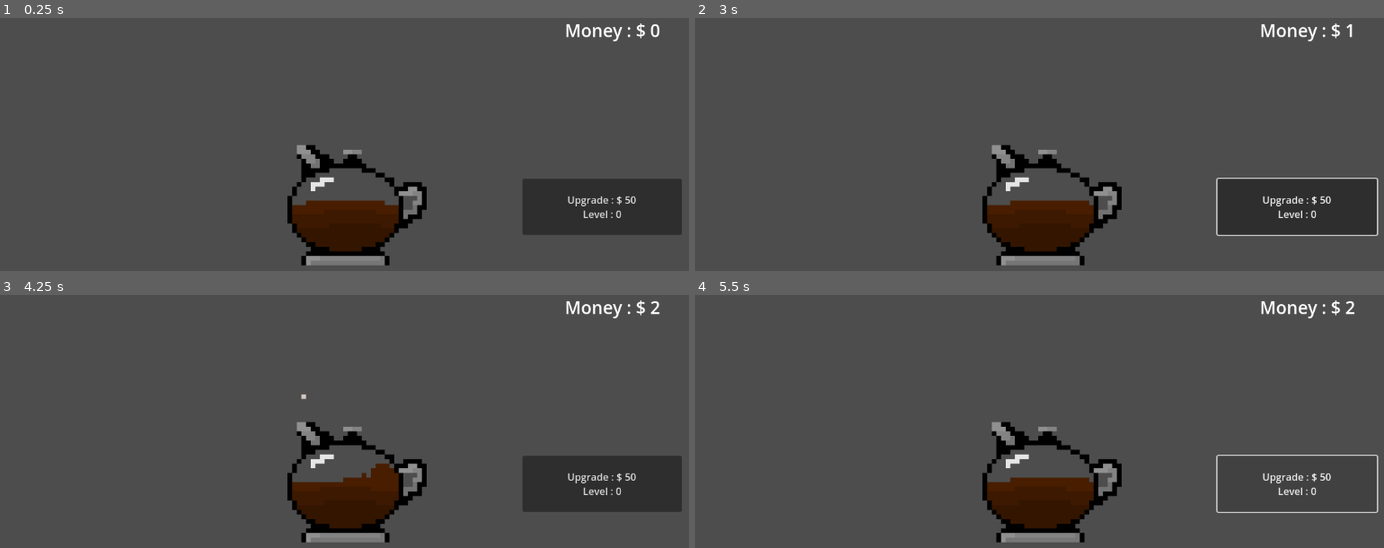
Above: before the commit, frames 1-4 (two rows, left to right).
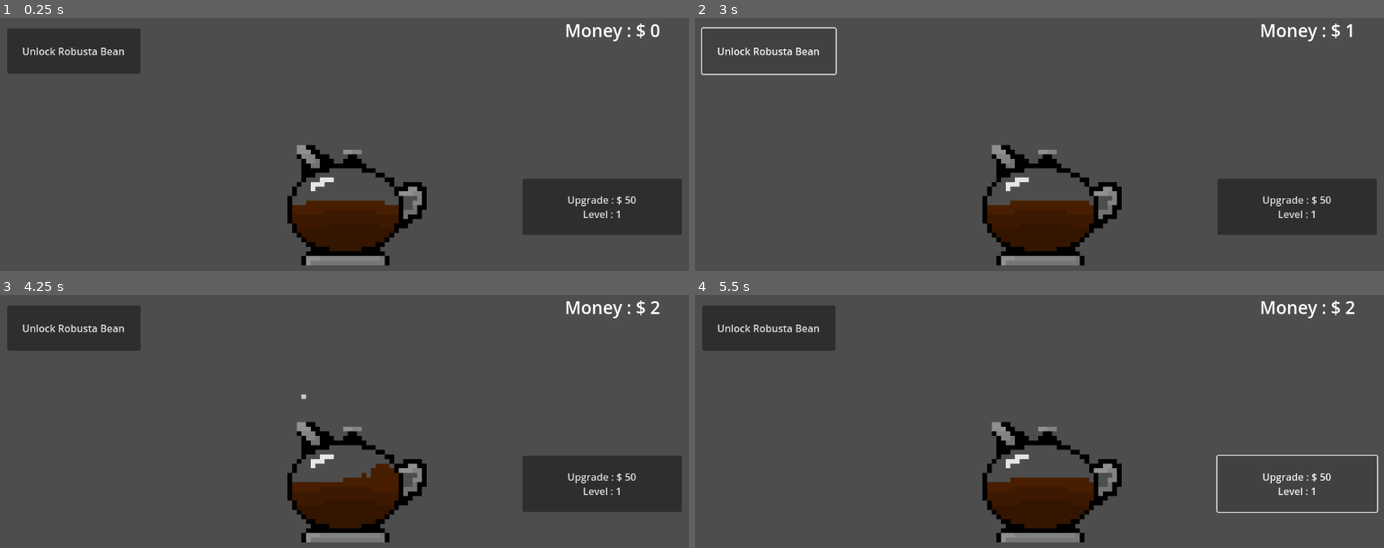
Above: after the commit, the same moments.

Repository: 2024-25-Allen-ISD-Computer-Science/5th-period-isp-coffee-clicker-game
Game: Godot game, scene res://prototype_clicker.tscn
The game is run twice, just before and just after one commit, with the same random seed, the same clock (stepped at 60 frames per second) and the same inputs.
Inputs (mouse positions are in pixels of both pictures, inside the frame that each line leads up to):
- Up to frame 1 (0.25 s): no input
- Up to frame 2 (3 s): click "Make Coffee" at 0.5 s; click (1294, 207) at 1.25 s, where only the run before the commit has a clickable "Upgrade : $ 50 Level : 0"; click (1294, 207) at 2 s, where only the run after the commit has a clickable "Upgrade : $ 50 Level : 1"; click (770, 50) at 2.75 s, where only the run after the commit has a clickable "Unlock Robusta Bean"
- Up to frame 3 (4.25 s): click "Make Coffee" at 3.5 s
- Up to frame 4 (5.5 s): click (1294, 484) at 4.25 s, where only the run before the commit has a clickable "Upgrade : $ 50 Level : 0"; click (1294, 484) at 5 s, where only the run after the commit has a clickable "Upgrade : $ 50 Level : 1"

The runs differ from the first frame. In frame 1, 3.3% of the frame differs, in the area x 1-91%, y 4-80%; in frame 2, 1.1%; in frame 3, 3.3%; in frame 4, 3.3%.

Commit message:
added bean class for future bean types
yessir

Diff:
--- a/Coffee Clicker Stuff/coffee-clicker/prototype_clicker.tscn
+++ b/Coffee Clicker Stuff/coffee-clicker/prototype_clicker.tscn
@@ -25,6 +25,21 @@
 
 [sub_resource type="StyleBoxEmpty" id="StyleBoxEmpty_p0pxb"]
 
+[sub_resource type="Animation" id="Animation_mh0us"]
+length = 0.001
+tracks/0/type = "value"
+tracks/0/imported = false
+tracks/0/enabled = true
+tracks/0/path = NodePath(".:frame")
+tracks/0/interp = 1
+tracks/0/loop_wrap = true
+tracks/0/keys = {
+"times": PackedFloat32Array(0),
+"transitions": PackedFloat32Array(1),
+"update": 1,
+"values": [0]
+}
+
 [sub_resource type="Animation" id="Animation_snro6"]
 resource_name = "coffee_pot_click"
 length = 1.05
@@ -39,21 +54,6 @@
 "transitions": PackedFloat32Array(1, 1, 1, 1, 1, 1, 1, 1, 1, 1, 1),
 "update": 1,
 "values": [0, 1, 2, 3, 5, 6, 7, 8, 10, 11, 12]
-}
-
-[sub_resource type="Animation" id="Animation_mh0us"]
-length = 0.001
-tracks/0/type = "value"
-tracks/0/imported = false
-tracks/0/enabled = true
-tracks/0/path = NodePath(".:frame")
-tracks/0/interp = 1
-tracks/0/loop_wrap = true
-tracks/0/keys = {
-"times": PackedFloat32Array(0),
-"transitions": PackedFloat32Array(1),
-"update": 1,
-"values": [0]
 }
 
 [sub_resource type="AnimationLibrary" id="AnimationLibrary_y87yw"]
@@ -127,7 +127,7 @@
 "": SubResource("AnimationLibrary_y87yw")
 }
 
-[node name="Upgrade" type="Button" parent="."]
+[node name="Upgrade_Excelsa" type="Button" parent="."]
 layout_mode = 1
 anchors_preset = 6
 anchor_left = 1.0
@@ -140,9 +140,19 @@
 offset_bottom = 45.0
 grow_horizontal = 0
 grow_vertical = 2
-text = "Upgrade : <value>
+text = "Excelsa
+Current Value: <value>
+Upgrade : <value>
 Level: <value>"
 
+[node name="Unlock_Robusta" type="Button" parent="."]
+layout_mode = 0
+offset_left = 39.0
+offset_top = 37.0
+offset_right = 253.0
+offset_bottom = 110.0
+text = "Unlock Robusta Bean"
+
 [connection signal="pressed" from="Button" to="." method="_on_button_pressed"]
-[connection signal="pressed" from="Upgrade" to="." method="_on_upgrade_pressed"]
-[connection signal="pressed" from="Upgrade" to="." method="_on_button_2_pressed"]
+[connection signal="pressed" from="Upgrade_Excelsa" to="." method="_on_upgrade_excelsa_pressed"]
+[connection signal="pressed" from="Upgrade_Excelsa" to="." method="_on_button_2_pressed"]
--- /dev/null
+++ b/Coffee Clicker Stuff/coffee-clicker/scripts/bean_class.gd
@@ -0,0 +1,28 @@
+class_name Bean
+extends Node2D
+
+# bean properties
+@export var bean_name : String
+@export var sell_value : int
+@export var upgrade_value : int
+@export var upgrade_cost : int
+@export var upgrade_cost_scale : int
+@export var level : int
+
+func _init(bean : String, value : int, upval : int, upcost : int, upcostscale : int, lvl : int):
+	bean_name = bean
+	sell_value = value
+	upgrade_value = upval
+	upgrade_cost = upcost
+	upgrade_cost_scale = upcostscale
+	level = lvl
+
+func upgrade_bean():
+	sell_value += upgrade_value
+	upgrade_cost += upgrade_cost_scale
+	level += 1
+	if (level % 10 == 0):
+		sell_value *= 2
+		upgrade_cost *= 2
+		upgrade_value *= 2
+		upgrade_cost_scale *= 4
--- a/Coffee Clicker Stuff/coffee-clicker/scripts/prototype_clicker.gd
+++ b/Coffee Clicker Stuff/coffee-clicker/scripts/prototype_clicker.gd
@@ -9,27 +9,20 @@
 
 static var coffeeValue : int = 1
 
-var upgradeCost : int = 50
-
-var upgradeAmount : int = 1
-
-var upgradeCostScale : int = 25
-
 var level : int = 0
 
-@onready var upgrade : Button = get_node("Upgrade")
+var beans : Array = []
 
+@onready var upgrade_excelsa : Button = get_node("Upgrade_Excelsa")
+
+var excelsa
 
 # calls on startup
 func _ready() -> void:
-	update_label_text()
-	update_upgrade_text()
-
-# makes upgrade cost increase more on upgrade
-# makes upgrade amount increase more on upgrade
-func scale_upgrade() -> void:
-	upgradeCostScale *= 4
-	upgradeAmount *= 2
+	excelsa = Bean.new("Excelsa Bean", 1, 1, 50, 50, 1)
+	beans.append(excelsa)
+	update_money_text()
+	update_upgrade_text(excelsa)
 
 
 # function for when the make coffee button is pressed
@@ -41,32 +34,31 @@
 # updates your money
 func make_coffee() -> void:
 	money += coffeeValue
-	update_label_text()
+	update_money_text()
 
 
 # updates the amount of money displayed
-func update_label_text() -> void:
+func update_money_text() -> void:
 	label.text = "Money : $ %s" %money
 
 
 # updates the upgrade cost displayed
-func update_upgrade_text() -> void:
-	upgrade.text = ("Upgrade : $ %s" %upgradeCost) + ("\nLevel : %s" %level)
+func update_upgrade_text(bean) -> void:
+	upgrade_excelsa.text = ("Upgrade : $ %s" %bean.upgrade_cost) + ("\nLevel : %s" %bean.level)
 
 
-# makes your coffee worth more money and upgrades cost more
-func upgrade_coffee() -> void:
-	level += 1
-	coffeeValue += upgradeAmount
-	money -= upgradeCost
-	upgradeCost += upgradeCostScale
-	update_upgrade_text()
-	update_label_text()
-	if level % 10 == 0:
-		scale_upgrade()
+# updates the value of your coffee
+func update_coffee_value() -> void:
+	coffeeValue = 0
+	for coffee_bean in beans:
+		coffeeValue += coffee_bean.sell_value
+	update_upgrade_text(excelsa)
+	update_money_text()
 
 
-# upgrades coffee if you have enough money
-func _on_upgrade_pressed() -> void:
-	if (money >= upgradeCost):
-		upgrade_coffee()
+# upgrades excelsa bean sell_value if you have enough money
+func _on_upgrade_excelsa_pressed() -> void:
+	if (money >= excelsa.upgrade_cost):
+		money -= excelsa.upgrade_cost
+		excelsa.upgrade_bean()
+		update_coffee_value()
Not shown, changed: Coffee Clicker Stuff/Coffee Game Assets/PiskelExports/CoffeePotSpriteSheet.png
Not shown, added: Coffee Clicker Stuff/Coffee Game Assets/PiskelFiles/CoffeePotSpriteSheet-20241030-180534.piskel
